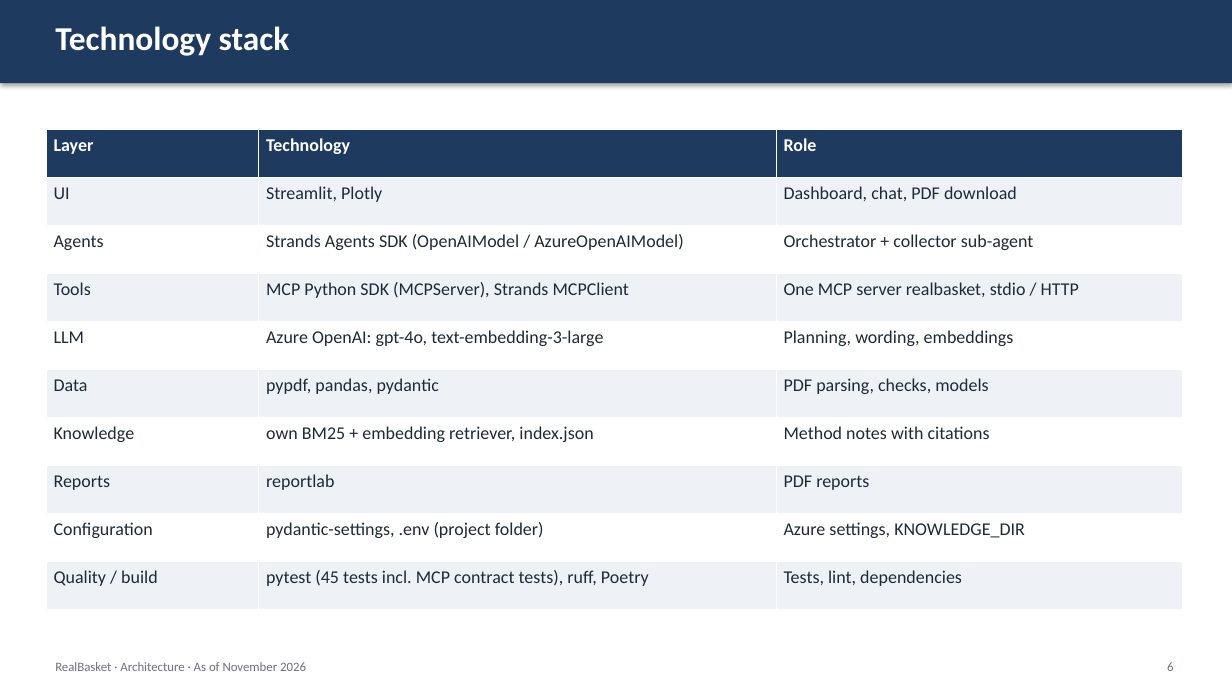
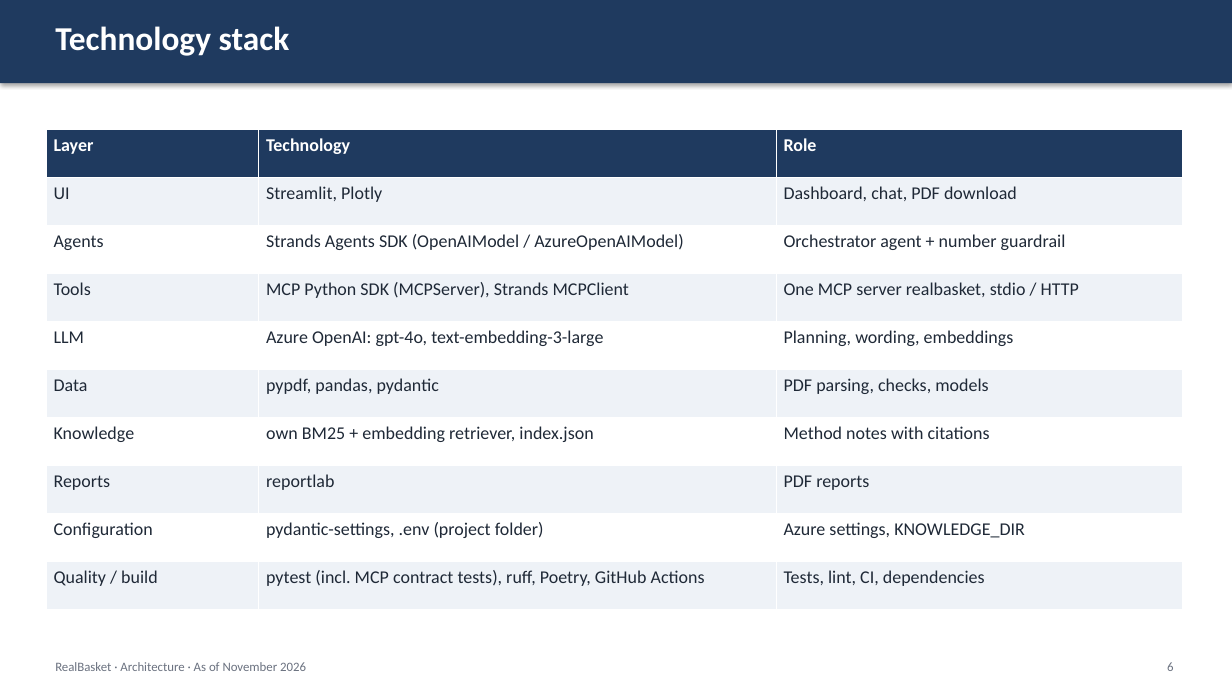
Before and after one commit to ValentinIliu1212/real-basket, a slide deck: slide 6 of docs/architecture/RealBasket_Architecture_Current.pptx. Drawn at 1232x693 pixels with LibreOffice and Linux fonts; fonts in the diff are those of the drawing. Boxes give left, top, right and bottom in pixels: in the first picture for what was removed or moved away, otherwise in the second. Text is boxed around its words. In the diff, an @@ line names an element or a change of style, - is before the commit and + after.

Commit message:
Review fixes: fixed base period, number guardrail, config checks, generated slide figures, CI
- Index always on the full series (base 11/2024): months no longer changes rates (13 gave 2,91 % instead of 2,93 %); YoY matched by date; weights normalised; explicit errors for unweighted/unknown input; invalid investigate_deviation level returns an error

- Number guardrail (agents/guardrail.py) flags unbacked figures in chat and CLI; prompt forbids derived numbers

- Collector sub-agent removed; get_prices returns a deterministic summary

- LLM provider validation (errors fail fast, warnings in sidebar/CLI); .env.example: OPENAI_API_KEY empty with Azure

- One group label 'Verkehr' (as in the source PDFs); deviation rounding documented

- Slide figures computed from the data at build time; decks rebuilt (de/en)

- ruff 0.17, GitHub Actions CI (ruff, pytest, deck build); README: known limitations, review decisions; 70 tests

```diff
--- a/docs/architecture/RealBasket_Architecture_Current.pptx
+++ b/docs/architecture/RealBasket_Architecture_Current.pptx
@@ table at box(46, 129, 1183, 610) @@
-row 3, column 3: Orchestrator + collector sub-agent
+row 3, column 3: Orchestrator agent + number guardrail
-row 10, column 2: pytest (45 tests incl. MCP contract tests), ruff, Poetry
+row 10, column 2: pytest (incl. MCP contract tests), ruff, Poetry, GitHub Actions
-row 10, column 3: Tests, lint, dependencies
+row 10, column 3: Tests, lint, CI, dependencies
```
Also in this commit, not shown: 4 other slides changed, 32 other files.
